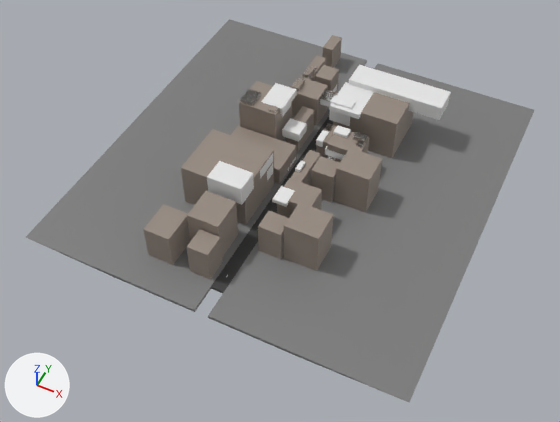
Renders of the COLLADA model resources/scenes/CityStreet.dae from each side of a commit.
Both versions are drawn from a camera (50 mm lens) standing at (96.0, -215.0, 231.0) and looking at (0.0, -21.0, -11.0). Lighting does not change. The marker at lower left points along +X, +Y and +Z. Where no turn or scale is listed for an object, it has been applied to the vertices.

The first picture shows 'Buildings', 'Cutter', 'Cutter.001', 'Cutter.003', 'Cutter.005', 'Cutter.008', 'Cutter.011', 'Cutter.014', 'Cutter.015', 'Cutter.020', 'Cutter.034', 'Cutter.036', 'Cutter.037', 'Cutter.038', 'Pavement', 'Street'.
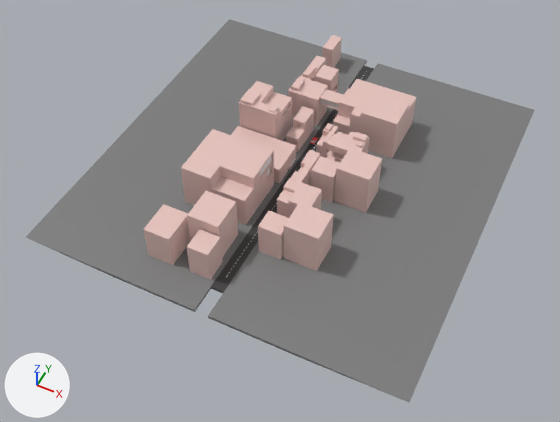
Pixel boxes (x1, y1, x2, y2) of what changed, in the pictures (560 x 422 px):
'Buildings', recoloured (grey to pink)
    both: (143, 35, 416, 280)
'Cutter.015', deleted
    before: (348, 65, 451, 120)
'Cutter.037', deleted
    before: (207, 161, 254, 205)
'Cutter.034', deleted
    before: (329, 82, 374, 119)
'Cutter.011', deleted
    before: (261, 83, 297, 114)
'Cutter.036', deleted
    before: (329, 95, 355, 126)
'Cutter.001', deleted
    before: (282, 118, 307, 142)
'Cutter.038', deleted
    before: (272, 186, 295, 207)
'Windows', added
    after: (260, 99, 338, 176)
'Cutter.014', deleted
    before: (333, 125, 351, 138)
'Cutter.008', deleted
    before: (260, 153, 273, 179)
'Cutter', deleted
    before: (316, 130, 329, 147)
'Cutter.003', deleted
    before: (325, 146, 345, 160)
'Cutter.005', deleted
    before: (295, 161, 305, 172)
'Cutter.020', deleted
    before: (241, 90, 261, 105)

The change in detail:
Material 'Material' (mat_material) changes colour from grey #968a7f to pink #e7c4be; in linear values from (0.305, 0.253, 0.214) to (0.8, 0.551, 0.514).
Material 'Window.003' (mat_window_003) is new.
Its base color is (0.327, 0.719, 0.8) (cyan #9bdce7).
Material 'Window.004' (mat_window_004) is new.
Its base color is (0.327, 0.719, 0.8) (cyan #9bdce7).
Material 'White.003' (mat_white_003) is new.
Its base color is (0.8, 0.8, 0.8) (white #e7e7e7).
Material 'White.002' (mat_white_002) is new.
Its base color is (0.8, 0.8, 0.8) (white #e7e7e7).
Mesh me_cube_020 is new.
It has 183 vertices, 111 faces and spans x -27.2..4.0, y -34.7..35.1, z 0.5..19.1.
Faces by material slot: [4, 24, 4, 25, 25, 4, 25].
It uses material mat_white_003 (white #e7e7e7).
It uses material mat_window_002 (white #edfbff).
It uses material mat_white_001 (white #e7e7e7).
It uses material mat_window_001 (cyan #9bdce7).
It uses material mat_window_004 (cyan #9bdce7).
It uses material mat_white_002 (white #e7e7e7).
It uses material mat_window_003 (cyan #9bdce7).
Object 'Cutter' (ob_cutter) is deleted.
Object 'Cutter.001' (ob_cutter_001) is deleted.
Object 'Cutter.003' (ob_cutter_003) is deleted.
Object 'Cutter.005' (ob_cutter_005) is deleted.
Object 'Cutter.008' (ob_cutter_008) is deleted.
Object 'Cutter.011' (ob_cutter_011) is deleted.
Object 'Cutter.014' (ob_cutter_014) is deleted.
Object 'Cutter.015' (ob_cutter_015) is deleted.
Object 'Cutter.020' (ob_cutter_020) is deleted.
Object 'Cutter.034' (ob_cutter_034) is deleted.
Object 'Cutter.036' (ob_cutter_036) is deleted.
Object 'Cutter.037' (ob_cutter_037) is deleted.
Object 'Cutter.038' (ob_cutter_038) is deleted.
Object 'Windows' (ob_windows) is new; it shows me_cube_020.
Its location is (1.4, 0.6, -2.1).
